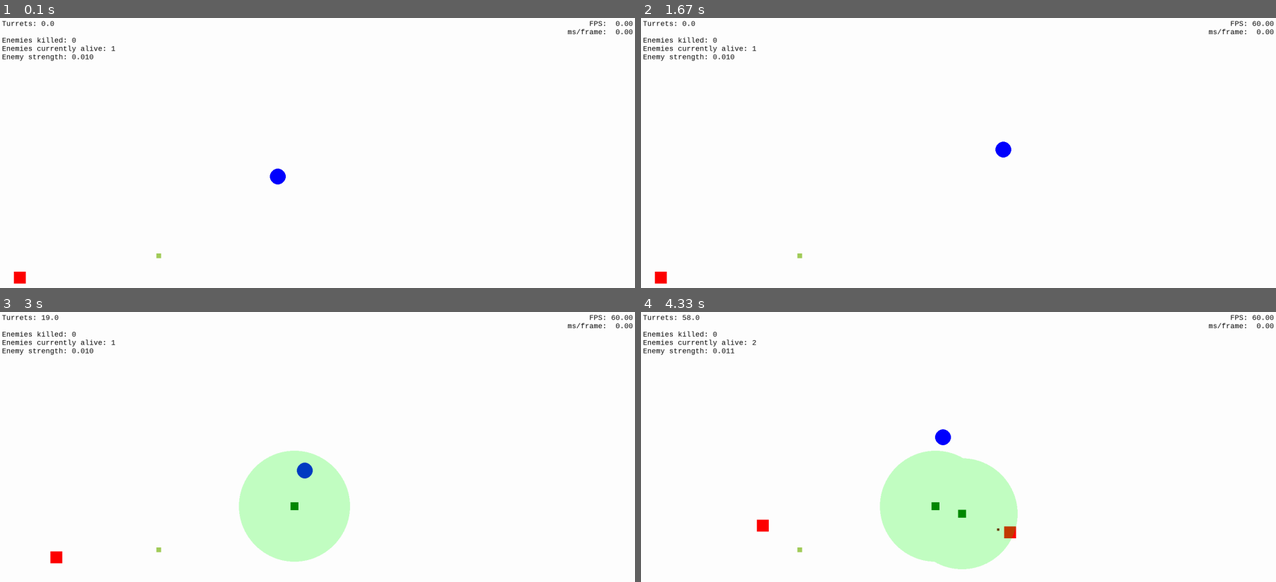
Above: before the commit, frames 1-4 (two rows, left to right).
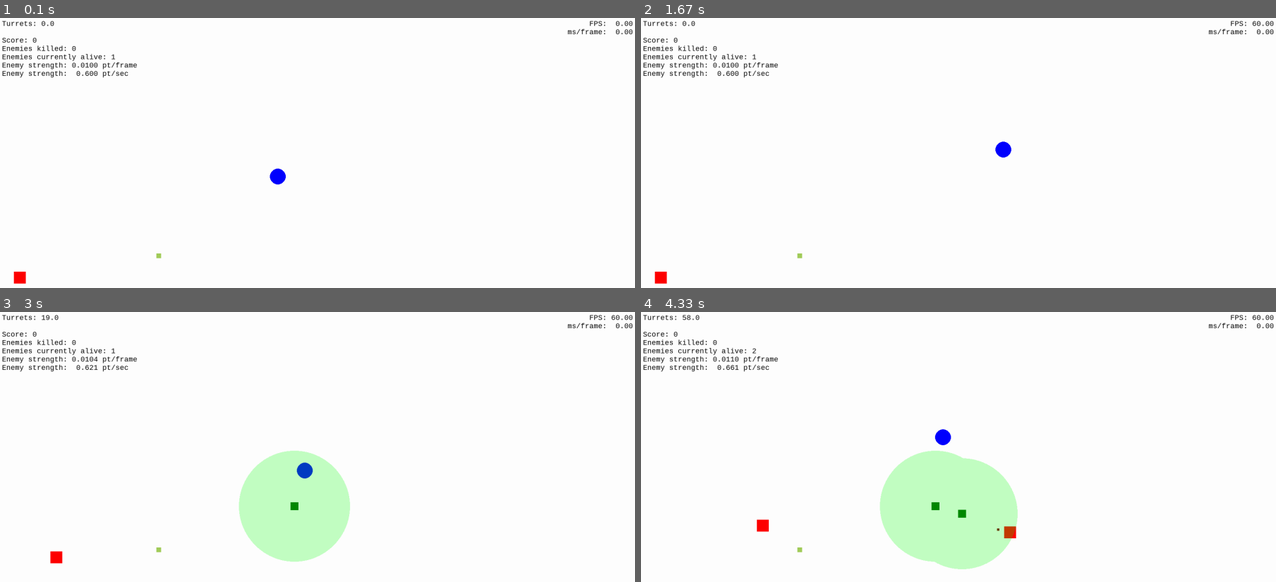
Above: after the commit, the same moments.

Repository: MarcellPerger1/game_with_pygame
Game: pygame game, started from main.py
The game is run twice, just before and just after one commit, with the same random seed, the same clock (stepped at 60 frames per second) and the same inputs.
Inputs (mouse positions are in pixels of both pictures, inside the frame that each line leads up to):
- Up to frame 1 (0.1 s): no input
- Up to frame 2 (1.67 s): hold Right 0.33-0.8 s; hold Up 0.83-1.13 s; hold Right 1.17-1.63 s
- Up to frame 3 (3 s): hold Left 1.67-2.2 s; tap T at 1.82 s; click (292, 506) at 2.28 s; hold Down 2.57-2.87 s; move the mouse to (520, 479) at 2.6 s; hold Left from 2.9 s (still down)
- Up to frame 4 (4.33 s): tap T at 3.05, 4.22 s; release Left at 3.3 s; hold Up 3.33-3.7 s; click (964, 514) at 3.78 s; hold Right from 4.07 s (still down)

The runs differ from the first frame. In frame 1, 0.8% of the frame differs, in the area x 0-22%, y 7-23%; in frame 2, 0.8%; in frame 3, 0.7%; in frame 4, 0.7%.

Commit message:
feat: Add extra stuff in the info text

Diff:
--- a/main.py
+++ b/main.py
@@ -384,10 +384,12 @@
         return self.surf.get_rect(topleft=self.pos)
 
     def update(self, *args: Any, **kwargs: Any) -> None:
-        spawn_interval = self.game.enemy_spawner.strength
-        self.set_text(f'Enemies killed: {self.player.enemies_killed}\n'
+        strength = self.game.enemy_spawner.strength
+        self.set_text(f'Score: {self.player.score}\n'
+                      f'Enemies killed: {self.player.enemies_killed}\n'
                       f'Enemies currently alive: {len(self.game.enemies)}\n'
-                      f'Enemy strength: {spawn_interval:.3f}')
+                      f'Enemy strength: {strength:>6.4f} pt/frame\n'
+                      f'Enemy strength: {strength * 60:>6.3f} pt/sec')
 
 
 class FpsText(TextSprite):
